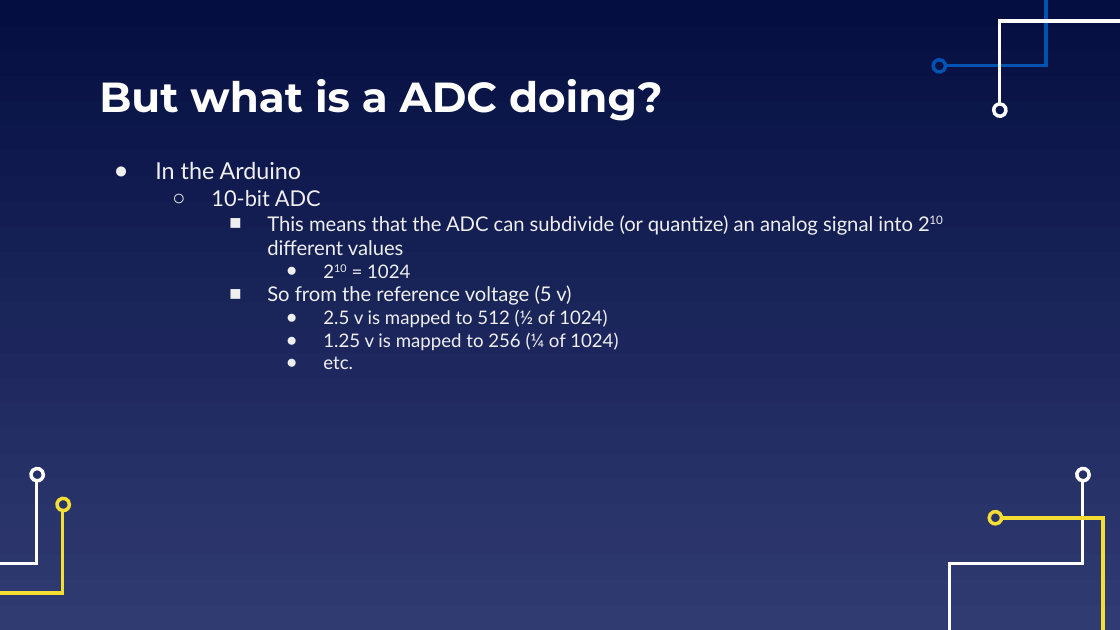
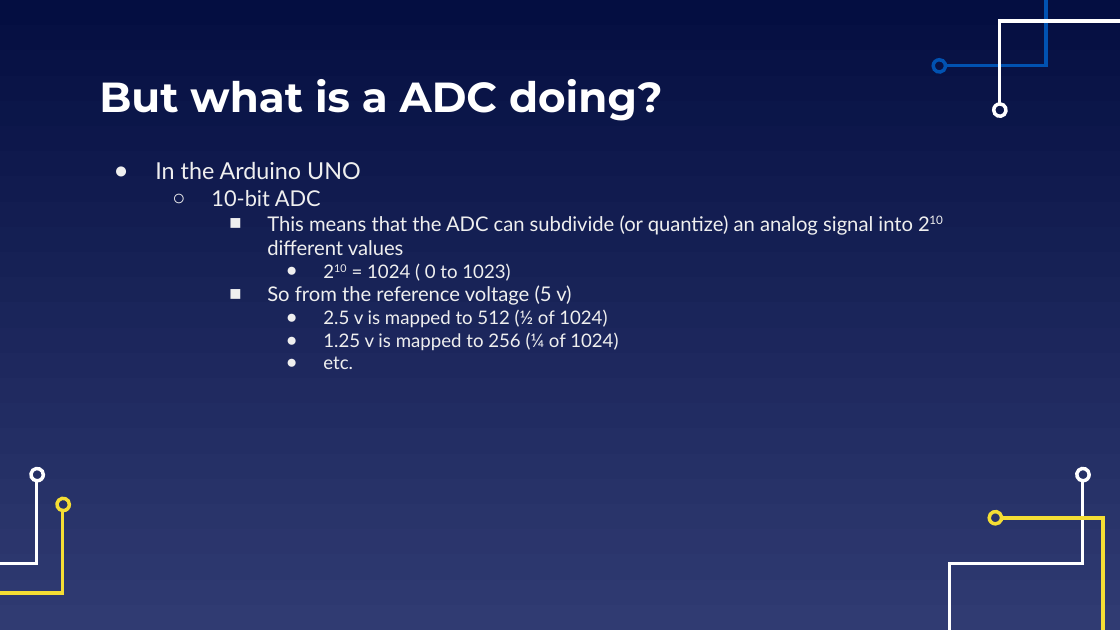
Before and after one commit to EELabMan/Arduino-2-Digital-Analog-Inputs, a slide deck: slide 20 of Arduino Workshop 2 Digital and Analog Inputs.pptx (slide 15 before the commit). Drawn at 1120x630 pixels with LibreOffice and Linux fonts; fonts in the diff are those of the drawing. Boxes give left, top, right and bottom in pixels: in the first picture for what was removed or moved away, otherwise in the second. Text is boxed around its words. In the diff, an @@ line names an element or a change of style, - is before the commit and + after.

```diff
--- a/Arduino Workshop 2 Digital and Analog Inputs.pptx
+++ b/Arduino Workshop 2 Digital and Analog Inputs.pptx
@@ text at (x1=155, y1=162, x2=361, y2=179): text changed @@
-● In the Arduino
+● In the Arduino UNO
@@ text at (x1=367, y1=264, x2=510, y2=281): text changed @@
-      ● 210 = 1024
+      ● 210 = 1024 ( 0 to 1023)
```
Also in this commit, not shown: 14 other slides changed, 15 slides added, 6 slides removed, 2 other files.
